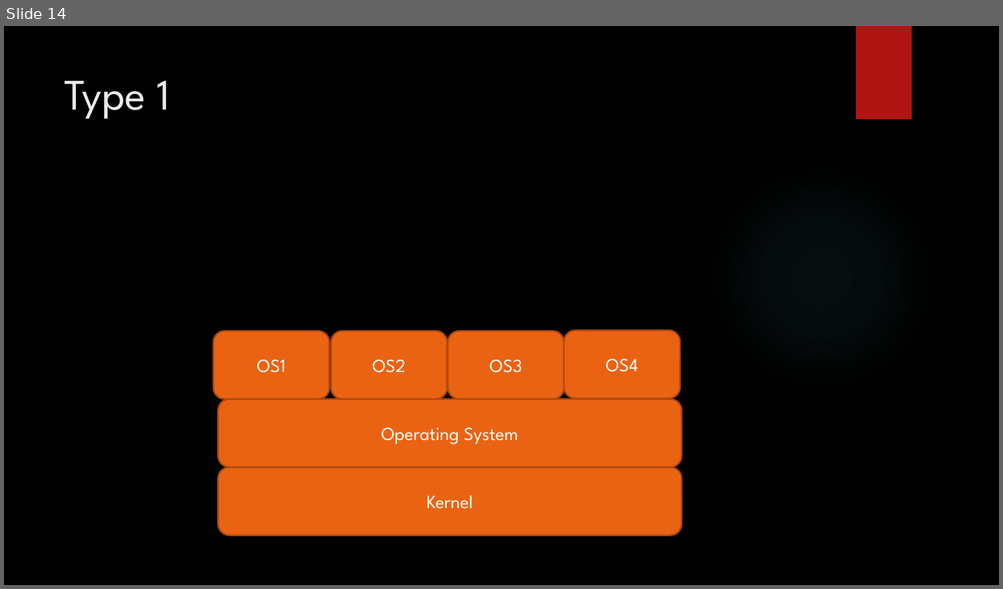
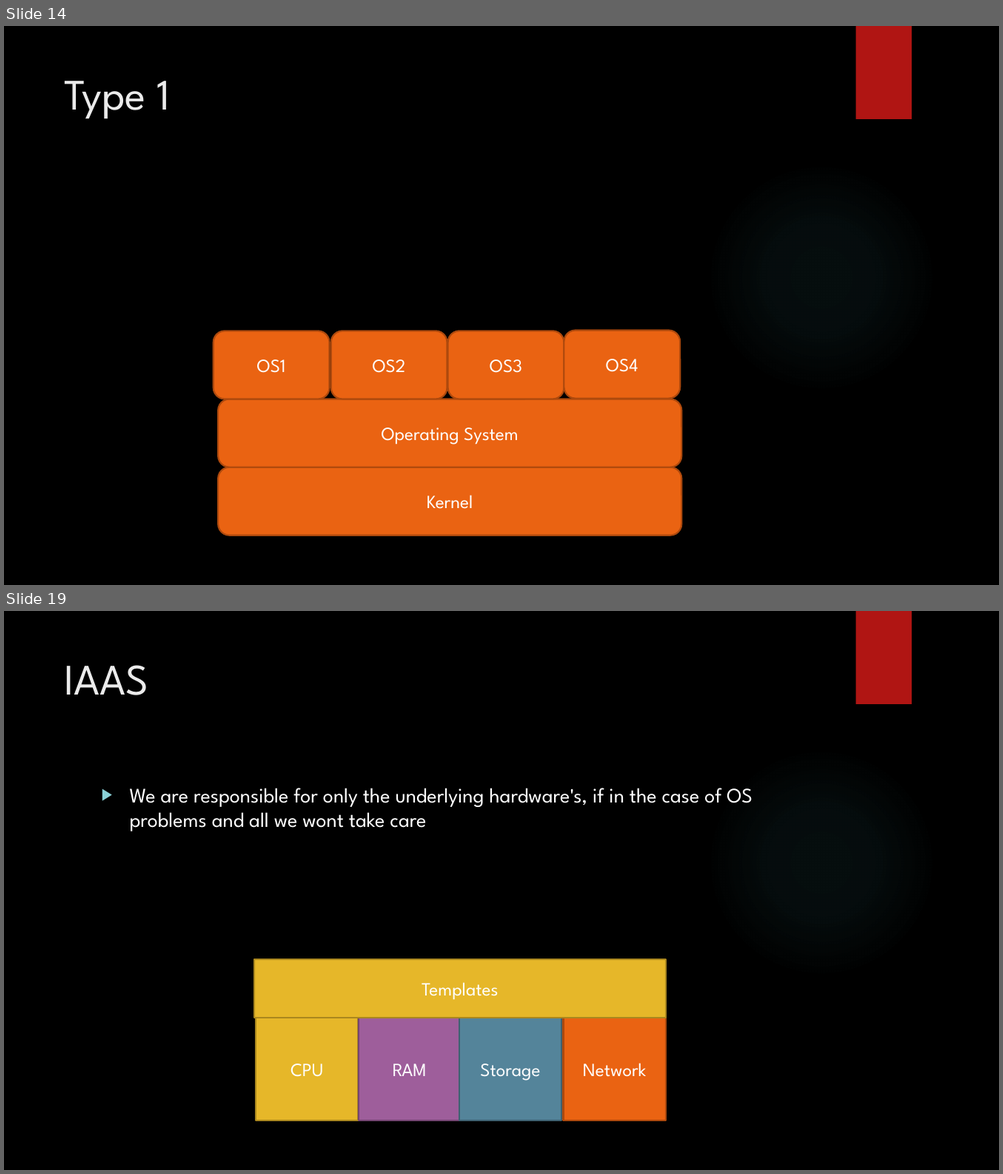
Before and after one commit to karthick1808/DW001, a slide deck: Cloud Basics.pptx. Shown one above the other, each under a label of ours: slide 14 before the commit, slides 14 and 19 after it; the slides between them are not shown. The pictures are 1003x589 and 1003x1174 pixels, drawn with LibreOffice and Linux fonts; fonts in the diff are those of the drawing; background and template pictures are left out. Boxes give left, top, right and bottom in pixels: in the first picture for what was removed or moved away, otherwise in the second. Text is boxed around its words. In the diff, an @@ line names an element or a change of style, - is before the commit and + after.

```diff
--- a/Cloud Basics.pptx
+++ b/Cloud Basics.pptx
@@ slide 19 added at (4, 611, 999, 1170), background picture (left out); not listed: 2 template elements that a slide beside it also shows @@
@@ title added at (64, 665, 148, 695), 42 pt, text #EBEBEB @@
+IAAS
@@ text added at (130, 788, 752, 832), 20 pt, text #FFFFFF @@
+▶ We are responsible for only the underlying hardware's, if in the case of OS problems and all we wont take care
@@ rectangle added at (254, 960, 666, 1019), fill #E6B729, outline #AA871E 1.5 pt, 18 pt, text #FFFFFF @@
+Templates
@@ rectangle added at (256, 1017, 358, 1121), fill #E6B729, outline #AA871E 1.5 pt, 18 pt, text #FFFFFF @@
+CPU
@@ rectangle added at (358, 1017, 461, 1121), fill #9E5E9B, outline #754673 1.5 pt, 18 pt, text #FFFFFF @@
+RAM
@@ rectangle added at (459, 1017, 561, 1121), fill #54849A, outline #3E6272 1.5 pt, 18 pt, text #FFFFFF @@
+Storage
@@ rectangle added at (563, 1017, 665, 1121), fill #EA6312, outline #AD490D 1.5 pt, 18 pt, text #FFFFFF @@
+Network
```
Also in this commit, not shown: 2 slides changed, 7 other slides added.
